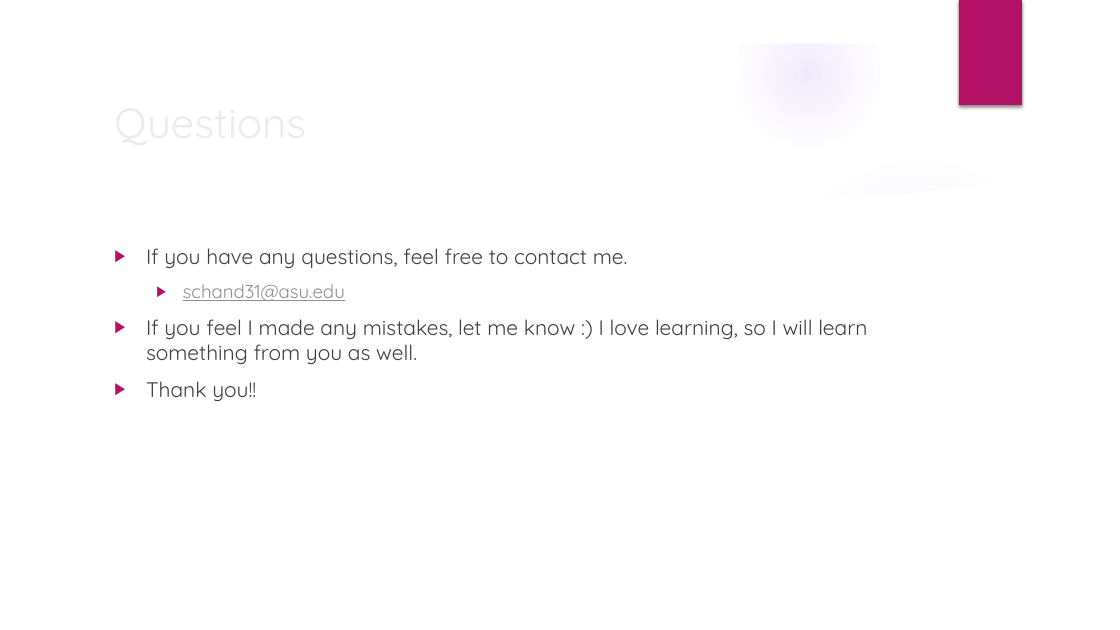
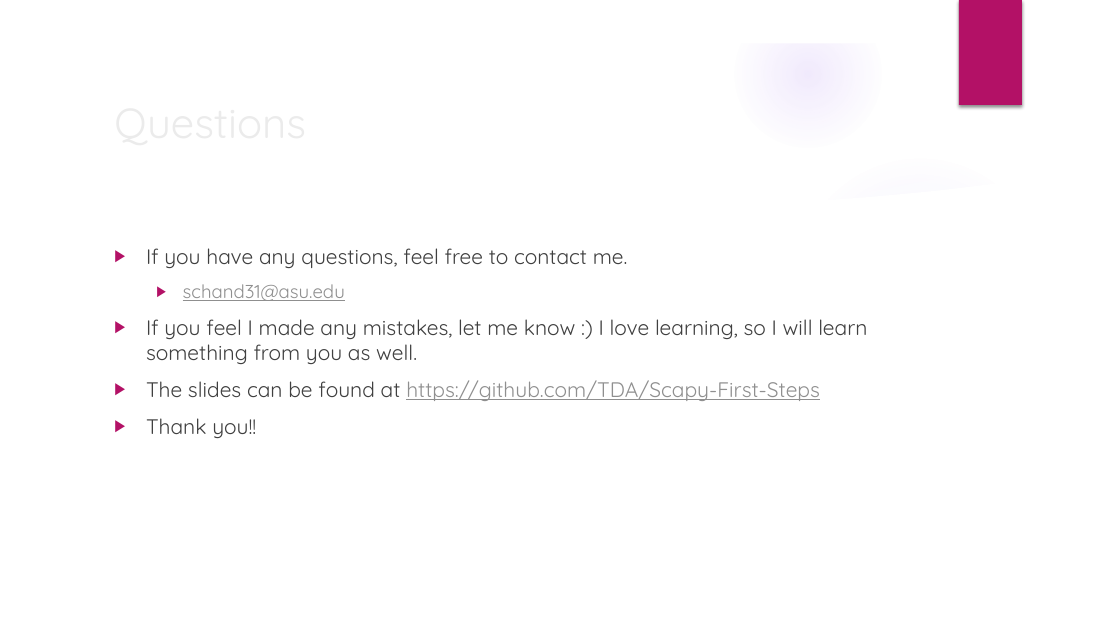
Before and after one commit to TDA/Scapy-First-Steps, a slide deck: slide 11 of SS-Presentation.pptx. Drawn at 1120x630 pixels with LibreOffice and Linux fonts; fonts in the diff are those of the drawing; background and template pictures are left out. Boxes give left, top, right and bottom in pixels: in the first picture for what was removed or moved away, otherwise in the second. Text is boxed around its words. In the diff, an @@ line names an element or a change of style, - is before the commit and + after.

```diff
--- a/SS-Presentation.pptx
+++ b/SS-Presentation.pptx
@@ text at <box>146,380,820,401</box>: paragraph added @@
+▶ The slides can be found at https://github.com/TDA/Scapy-First-Steps
```
Also in this commit, not shown: 1 other slide changed, 1 other file.
